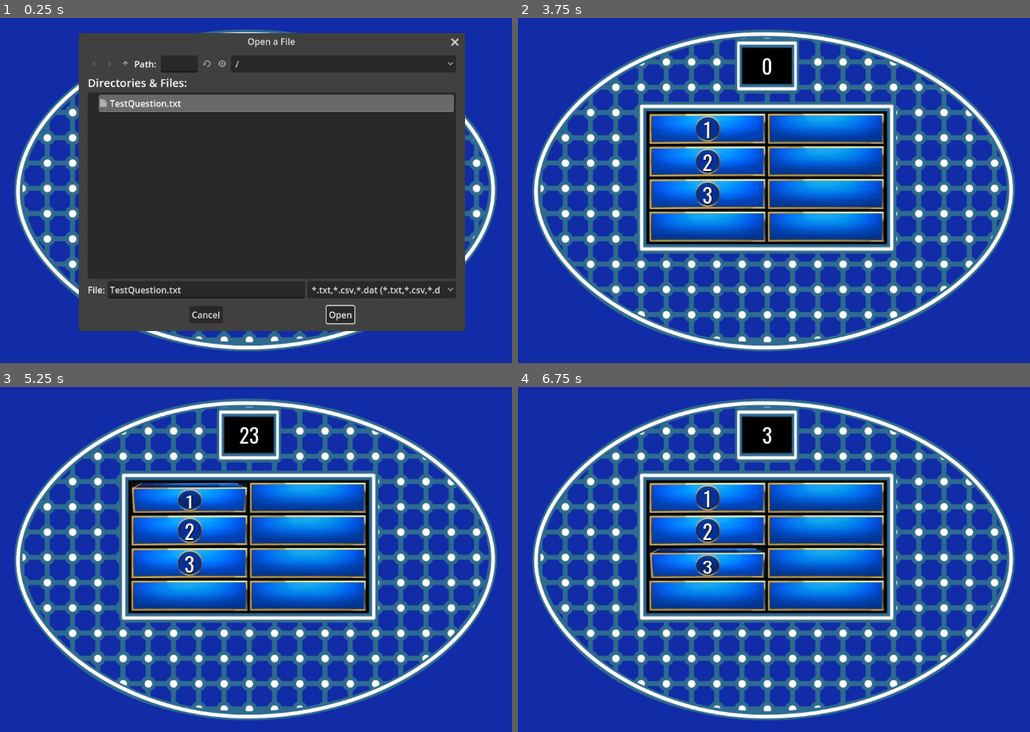
Above: before the commit, frames 1-4 (two rows, left to right).
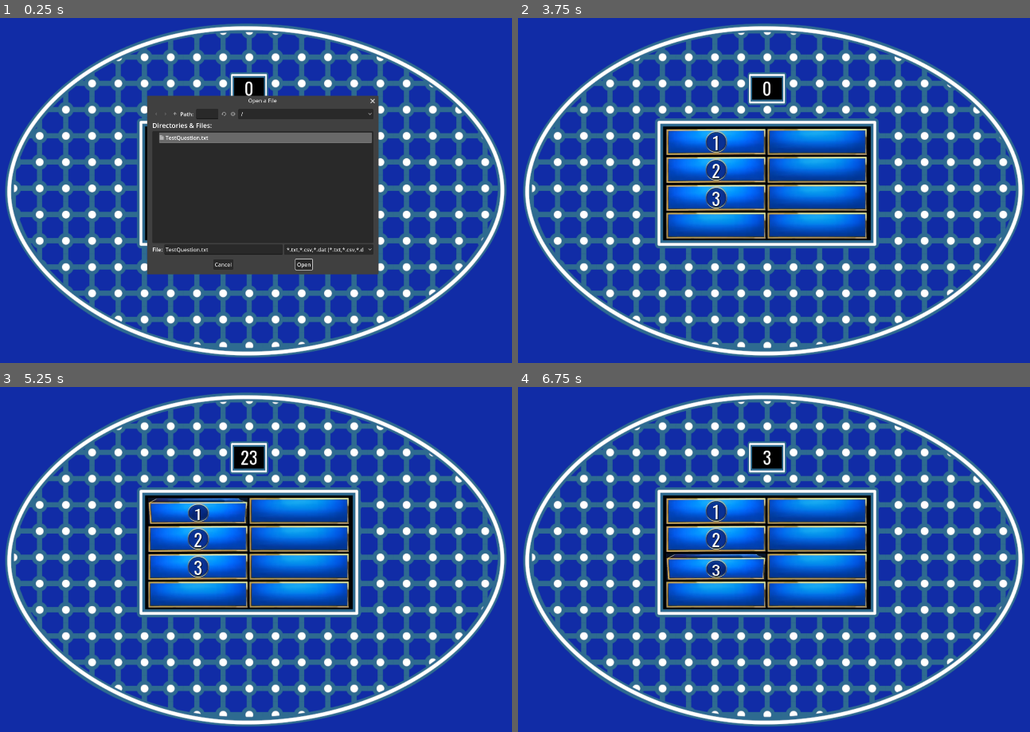
Above: after the commit, the same moments.

Repository: Javachup/godot-prototypes
Game: Godot game, scene res://root.tscn
Two runs of this game, one before a commit and one after it. Both use one fixed random seed, a clock stepped at 60 frames per second and the inputs below.
Inputs (mouse positions are in pixels of both pictures, inside the frame that each line leads up to; where the layout moved, square brackets give the same spot in the first picture):
- Up to frame 1 (0.25 s): no input
- Up to frame 2 (3.75 s): click (681, 114) [625, 62] at 0.5 s; click (681, 114) [625, 62] at 1.25 s; click (692, 114) [640, 62] at 2 s; click (692, 114) [640, 62] at 2.75 s; click "Open" at 3.5 s
- Up to frame 3 (5.25 s): tap Enter at 4.25 s; hold Right (Right) 4.28-5.03 s; hold Space (HideAll) 4.28-5.03 s; hold Down (Down) from 5.03 s (still down); tap 1 (Reveal1) at 5.1 s
- Up to frame 4 (6.75 s): tap Enter at 5.75 s; release Down (Down) at 5.78 s; hold Right (Right) 5.78-6.53 s; tap 2 (Reveal2) at 5.85 s; tap Space (HideAll) at 6.5 s; hold Up (Up) from 6.53 s (still down); tap 3 (Reveal3) at 6.6 s

The runs differ from the first frame. In frame 1, 55% of the frame differs, in the area x 0-99%, y 1-99%; in frame 2, 48%; in frame 3, 48%; in frame 4, 48%.

Commit message:
I think I got to commit idrk

Diff:
--- a/FamilyFeud/Answer/answer.gd
+++ b/FamilyFeud/Answer/answer.gd
@@ -46,6 +46,9 @@
 	real_answer.text = answer
 	real_number.text = str(number)
 
+	var new_size = remap(clamp(answer.length(), 6, 16), 16, 6, 15, 37)
+	real_answer.set("theme_override_font_sizes/font_size", new_size)
+
 func set_is_real(new_is_real: bool):
 	if new_is_real:
 		make_hidden()
--- a/FamilyFeud/Answer/answer.tscn
+++ b/FamilyFeud/Answer/answer.tscn
@@ -12,6 +12,110 @@
 [ext_resource type="Texture2D" uid="uid://c5qd6ouroylhp" path="res://Assets/Answer/a4.png" id="9_vdbne"]
 [ext_resource type="Texture2D" uid="uid://cuuqf6iuci07x" path="res://Assets/Answer/a6.png" id="10_wj5r8"]
 [ext_resource type="Texture2D" uid="uid://dq6oqhrwu55bh" path="res://Assets/Answer/a7.png" id="11_n4xnf"]
+
+[sub_resource type="Animation" id="Animation_hc07l"]
+resource_name = "Hide"
+length = 0.10001
+tracks/0/type = "value"
+tracks/0/imported = false
+tracks/0/enabled = true
+tracks/0/path = NodePath("TextureRect:texture")
+tracks/0/interp = 1
+tracks/0/loop_wrap = true
+tracks/0/keys = {
+"times": PackedFloat32Array(0),
+"transitions": PackedFloat32Array(1),
+"update": 1,
+"values": [ExtResource("3_vs3rx")]
+}
+tracks/1/type = "value"
+tracks/1/imported = false
+tracks/1/enabled = true
+tracks/1/path = NodePath("Reveal Side:modulate")
+tracks/1/interp = 1
+tracks/1/loop_wrap = true
+tracks/1/keys = {
+"times": PackedFloat32Array(0),
+"transitions": PackedFloat32Array(1),
+"update": 0,
+"values": [Color(1, 1, 1, 0)]
+}
+tracks/2/type = "value"
+tracks/2/imported = false
+tracks/2/enabled = true
+tracks/2/path = NodePath("Hidden Side/Number:scale")
+tracks/2/interp = 1
+tracks/2/loop_wrap = true
+tracks/2/keys = {
+"times": PackedFloat32Array(0),
+"transitions": PackedFloat32Array(1),
+"update": 0,
+"values": [Vector2(1, 1)]
+}
+tracks/3/type = "value"
+tracks/3/imported = false
+tracks/3/enabled = true
+tracks/3/path = NodePath("Hidden Side:modulate")
+tracks/3/interp = 1
+tracks/3/loop_wrap = true
+tracks/3/keys = {
+"times": PackedFloat32Array(0),
+"transitions": PackedFloat32Array(1),
+"update": 0,
+"values": [Color(1, 1, 1, 1)]
+}
+tracks/4/type = "value"
+tracks/4/imported = false
+tracks/4/enabled = true
+tracks/4/path = NodePath("Hidden Side/Number:position")
+tracks/4/interp = 1
+tracks/4/loop_wrap = true
+tracks/4/keys = {
+"times": PackedFloat32Array(0),
+"transitions": PackedFloat32Array(1),
+"update": 0,
+"values": [Vector2(0, -0.5)]
+}
+
+[sub_resource type="Animation" id="Animation_yl6tw"]
+resource_name = "NotReal"
+length = 0.10001
+tracks/0/type = "value"
+tracks/0/imported = false
+tracks/0/enabled = true
+tracks/0/path = NodePath("TextureRect:texture")
+tracks/0/interp = 1
+tracks/0/loop_wrap = true
+tracks/0/keys = {
+"times": PackedFloat32Array(0),
+"transitions": PackedFloat32Array(1),
+"update": 1,
+"values": [ExtResource("3_6ktw4")]
+}
+tracks/1/type = "value"
+tracks/1/imported = false
+tracks/1/enabled = true
+tracks/1/path = NodePath("Reveal Side:modulate")
+tracks/1/interp = 1
+tracks/1/loop_wrap = true
+tracks/1/keys = {
+"times": PackedFloat32Array(0),
+"transitions": PackedFloat32Array(1),
+"update": 0,
+"values": [Color(1, 1, 1, 0)]
+}
+tracks/2/type = "value"
+tracks/2/imported = false
+tracks/2/enabled = true
+tracks/2/path = NodePath("Hidden Side:modulate")
+tracks/2/interp = 1
+tracks/2/loop_wrap = true
+tracks/2/keys = {
+"times": PackedFloat32Array(0),
+"transitions": PackedFloat32Array(1),
+"update": 0,
+"values": [Color(1, 1, 1, 0)]
+}
 
 [sub_resource type="Animation" id="Animation_kh4qs"]
 resource_name = "Reveal"
@@ -78,110 +182,6 @@
 "values": [Vector2(1, 1), Vector2(1, 0.1)]
 }
 
-[sub_resource type="Animation" id="Animation_hc07l"]
-resource_name = "Hide"
-length = 0.10001
-tracks/0/type = "value"
-tracks/0/imported = false
-tracks/0/enabled = true
-tracks/0/path = NodePath("TextureRect:texture")
-tracks/0/interp = 1
-tracks/0/loop_wrap = true
-tracks/0/keys = {
-"times": PackedFloat32Array(0),
-"transitions": PackedFloat32Array(1),
-"update": 1,
-"values": [ExtResource("3_vs3rx")]
-}
-tracks/1/type = "value"
-tracks/1/imported = false
-tracks/1/enabled = true
-tracks/1/path = NodePath("Reveal Side:modulate")
-tracks/1/interp = 1
-tracks/1/loop_wrap = true
-tracks/1/keys = {
-"times": PackedFloat32Array(0),
-"transitions": PackedFloat32Array(1),
-"update": 0,
-"values": [Color(1, 1, 1, 0)]
-}
-tracks/2/type = "value"
-tracks/2/imported = false
-tracks/2/enabled = true
-tracks/2/path = NodePath("Hidden Side/Number:scale")
-tracks/2/interp = 1
-tracks/2/loop_wrap = true
-tracks/2/keys = {
-"times": PackedFloat32Array(0),
-"transitions": PackedFloat32Array(1),
-"update": 0,
-"values": [Vector2(1, 1)]
-}
-tracks/3/type = "value"
-tracks/3/imported = false
-tracks/3/enabled = true
-tracks/3/path = NodePath("Hidden Side:modulate")
-tracks/3/interp = 1
-tracks/3/loop_wrap = true
-tracks/3/keys = {
-"times": PackedFloat32Array(0),
-"transitions": PackedFloat32Array(1),
-"update": 0,
-"values": [Color(1, 1, 1, 1)]
-}
-tracks/4/type = "value"
-tracks/4/imported = false
-tracks/4/enabled = true
-tracks/4/path = NodePath("Hidden Side/Number:position")
-tracks/4/interp = 1
-tracks/4/loop_wrap = true
-tracks/4/keys = {
-"times": PackedFloat32Array(0),
-"transitions": PackedFloat32Array(1),
-"update": 0,
-"values": [Vector2(0, -0.5)]
-}
-
-[sub_resource type="Animation" id="Animation_yl6tw"]
-resource_name = "NotReal"
-length = 0.10001
-tracks/0/type = "value"
-tracks/0/imported = false
-tracks/0/enabled = true
-tracks/0/path = NodePath("TextureRect:texture")
-tracks/0/interp = 1
-tracks/0/loop_wrap = true
-tracks/0/keys = {
-"times": PackedFloat32Array(0),
-"transitions": PackedFloat32Array(1),
-"update": 1,
-"values": [ExtResource("3_6ktw4")]
-}
-tracks/1/type = "value"
-tracks/1/imported = false
-tracks/1/enabled = true
-tracks/1/path = NodePath("Reveal Side:modulate")
-tracks/1/interp = 1
-tracks/1/loop_wrap = true
-tracks/1/keys = {
-"times": PackedFloat32Array(0),
-"transitions": PackedFloat32Array(1),
-"update": 0,
-"values": [Color(1, 1, 1, 0)]
-}
-tracks/2/type = "value"
-tracks/2/imported = false
-tracks/2/enabled = true
-tracks/2/path = NodePath("Hidden Side:modulate")
-tracks/2/interp = 1
-tracks/2/loop_wrap = true
-tracks/2/keys = {
-"times": PackedFloat32Array(0),
-"transitions": PackedFloat32Array(1),
-"update": 0,
-"values": [Color(1, 1, 1, 0)]
-}
-
 [sub_resource type="AnimationLibrary" id="AnimationLibrary_yvyms"]
 _data = {
 "Hide": SubResource("Animation_hc07l"),
--- a/FamilyFeud/AnswerManager/answer_manager.gd
+++ b/FamilyFeud/AnswerManager/answer_manager.gd
@@ -10,6 +10,8 @@
 
 func _ready():
 	open_dialog()
+	for a in answers:
+		a.make_not_real()
 
 func _process(delta):
 	score_label.text = str(score)
--- a/FamilyFeud/AnswerManager/answer_manager.tscn
+++ b/FamilyFeud/AnswerManager/answer_manager.tscn
@@ -17,6 +17,8 @@
 offset_bottom = 75.0
 grow_horizontal = 2
 grow_vertical = 2
+scale = Vector2(1.425, 1.425)
+pivot_offset = Vector2(213, 106)
 script = ExtResource("1_ae0rn")
 answers = [NodePath("Answer1"), NodePath("Answer2"), NodePath("Answer3"), NodePath("Answer4"), NodePath("Answer5"), NodePath("Answer6"), NodePath("Answer7"), NodePath("Answer8")]
 
--- a/FamilyFeud/project.godot
+++ b/FamilyFeud/project.godot
@@ -17,13 +17,16 @@
 
 [display]
 
+window/size/viewport_width=1920
+window/size/viewport_height=1080
+window/size/mode=3
 window/subwindows/embed_subwindows=false
 window/stretch/mode="viewport"
 window/stretch/aspect="expand"
 
 [editor_plugins]
 
-enabled=PackedStringArray("res://addons/anthonyec.camera_preview/plugin.cfg")
+enabled=PackedStringArray()
 
 [input]
 
--- a/FamilyFeud/root.tscn
+++ b/FamilyFeud/root.tscn
@@ -48,10 +48,10 @@
 anchor_top = 0.5
 anchor_right = 0.5
 anchor_bottom = 0.5
-offset_left = -236.0
-offset_top = -159.0
-offset_right = 234.0
-offset_bottom = 117.0
+offset_left = -339.0
+offset_top = -215.0
+offset_right = 337.0
+offset_bottom = 179.0
 grow_horizontal = 2
 grow_vertical = 2
 texture = ExtResource("3_2h3fc")
@@ -65,9 +65,9 @@
 anchor_right = 0.5
 anchor_bottom = 0.5
 offset_left = -59.0
-offset_top = -273.0
+offset_top = -353.0
 offset_right = 58.0
-offset_bottom = -173.0
+offset_bottom = -253.0
 grow_horizontal = 2
 grow_vertical = 2
 texture = ExtResource("4_61033")
Not shown, changed: FamilyFeud/Questions/TestQuestion.txt
Not shown, changed: FamilyFeud/export_presets.cfg
